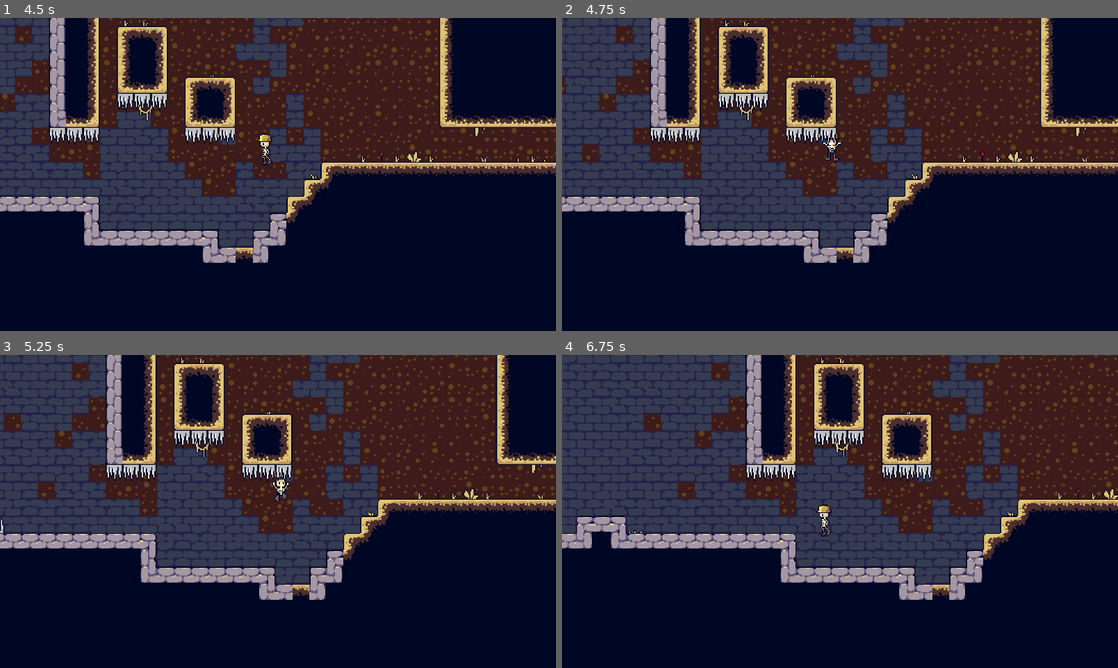
Above: before the commit, frames 1-4 (two rows, left to right).
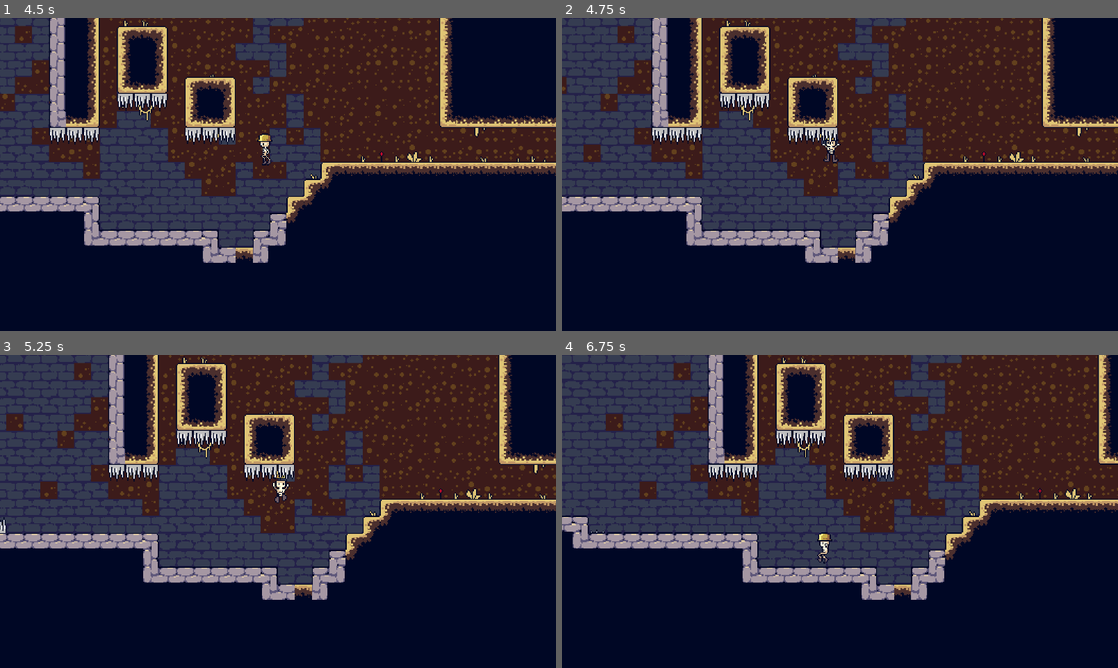
Above: after the commit, the same moments.

Repository: Lukko-Digital/You-Made-The-Dungeon
Game: Godot game, scene res://scenes/main.tscn
Two runs of this game, one before a commit and one after it. Both use one fixed random seed, a clock stepped at 60 frames per second and the inputs below.
Inputs:
- Up to frame 1 (4.5 s): hold D (right) 0.53-2.03 s; tap Space (jump) at 0.6, 0.77, 1.07, 1.35, 1.52, 1.82, 2.1, 2.85, 3.02, 3.32, 3.6, 3.77, 4.07, 4.35 s; hold A (left) 2.03-2.78 s; hold D (right) 2.78-4.28 s; hold A (left) from 4.28 s (still down)
- Up to frame 2 (4.75 s): keep holding A (left); tap Space (jump) at 4.52 s
- Up to frame 3 (5.25 s): tap Space (jump) at 4.82, 5.1 s; release A (left) at 5.03 s; hold D (right) from 5.03 s (still down)
- Up to frame 4 (6.75 s): release D (right) at 5.78 s; hold A (left) from 5.78 s (still down); tap Space (jump) at 5.85, 6.02, 6.32, 6.6 s

Frame 1 is identical in both runs. In frame 2, 10% of the frame differs, in the area x 0-100%, y 0-79%; in frame 3, 14%; in frame 4, 34%.

Commit message:
implement jump spikes

Diff:
--- a/scenes/jump_spike.tscn
+++ b/scenes/jump_spike.tscn
@@ -27,7 +27,7 @@
 "spike": SubResource("Animation_rsx1p")
 }
 
-[node name="JumpSpike" type="StaticBody2D"]
+[node name="JumpSpike" type="StaticBody2D" groups=["JumpSpikes"]]
 collision_layer = 4
 collision_mask = 0
 
--- a/scenes/player.tscn
+++ b/scenes/player.tscn
@@ -257,7 +257,6 @@
 [node name="Sprite2D" type="Sprite2D" parent="."]
 texture = ExtResource("2_7olcr")
 hframes = 19
-frame = 1
 
 [node name="AnimationPlayer" type="AnimationPlayer" parent="."]
 libraries = {
@@ -275,10 +274,10 @@
 parameters/grounded/blend_position = 0
 parameters/land/blend_position = 0
 
-[node name="Area2D" type="Area2D" parent="."]
+[node name="TrapColider" type="Area2D" parent="."]
 collision_mask = 4
 
-[node name="CollisionShape2D2" type="CollisionShape2D" parent="Area2D"]
+[node name="CollisionShape2D2" type="CollisionShape2D" parent="TrapColider"]
 position = Vector2(0, 2.5)
 shape = SubResource("RectangleShape2D_cwm3s")
 
@@ -286,5 +285,5 @@
 position = Vector2(0, 2.5)
 shape = SubResource("RectangleShape2D_6l6e3")
 
-[connection signal="body_entered" from="Area2D" to="." method="_on_area_2d_body_entered"]
-[connection signal="body_exited" from="Area2D" to="." method="_on_area_2d_body_exited"]
+[connection signal="body_entered" from="TrapColider" to="." method="_on_area_2d_body_entered"]
+[connection signal="body_exited" from="TrapColider" to="." method="_on_area_2d_body_exited"]
--- a/scripts/player.gd
+++ b/scripts/player.gd
@@ -12,6 +12,7 @@
 
 @onready var animation_tree: AnimationTree = $AnimationTree
 @onready var sprite_2d: Sprite2D = $Sprite2D
+@onready var TrapColider: Area2D = $TrapColider
 
 var gravity: float = ProjectSettings.get_setting("physics/2d/default_gravity") * 0.75
 var gravity_coeff: float = 1.0
@@ -27,6 +28,7 @@
 	handle_movement_gravity(delta)
 	handle_movement_run(delta)
 	handle_movement_jump(delta)
+	handle_stuff()
 
 	move_and_slide()
 
@@ -71,7 +73,7 @@
 	else:
 		gravity_coeff = 1.0
 
-	if Input.is_action_just_released("jump"):
+	if Input.is_action_just_released("jump") and is_jumping:
 		velocity.y = max(velocity.y, -100)
 
 func handle_animation():
@@ -95,10 +97,14 @@
 	animation_tree["parameters/conditions/grounded"] = true
 	animation_tree["parameters/conditions/airborne"] = false
 
-
-func _on_area_2d_body_entered(body):
-	if body.name == "Spikes":
-		in_spikes = true
+func handle_stuff():
+	for body in TrapColider.get_overlapping_bodies():
+		if body.name == "Spikes":
+			in_spikes = true
+		elif body.is_in_group("JumpSpikes"):
+			var spike_animation = body.get_node("AnimationPlayer")
+			if abs(spike_animation.current_animation_position - 2.01) < 0.1:
+				velocity.y = -JUMP_SPEED * 2
 
 func _on_area_2d_body_exited(body):
 	if body.name == "Spikes":
